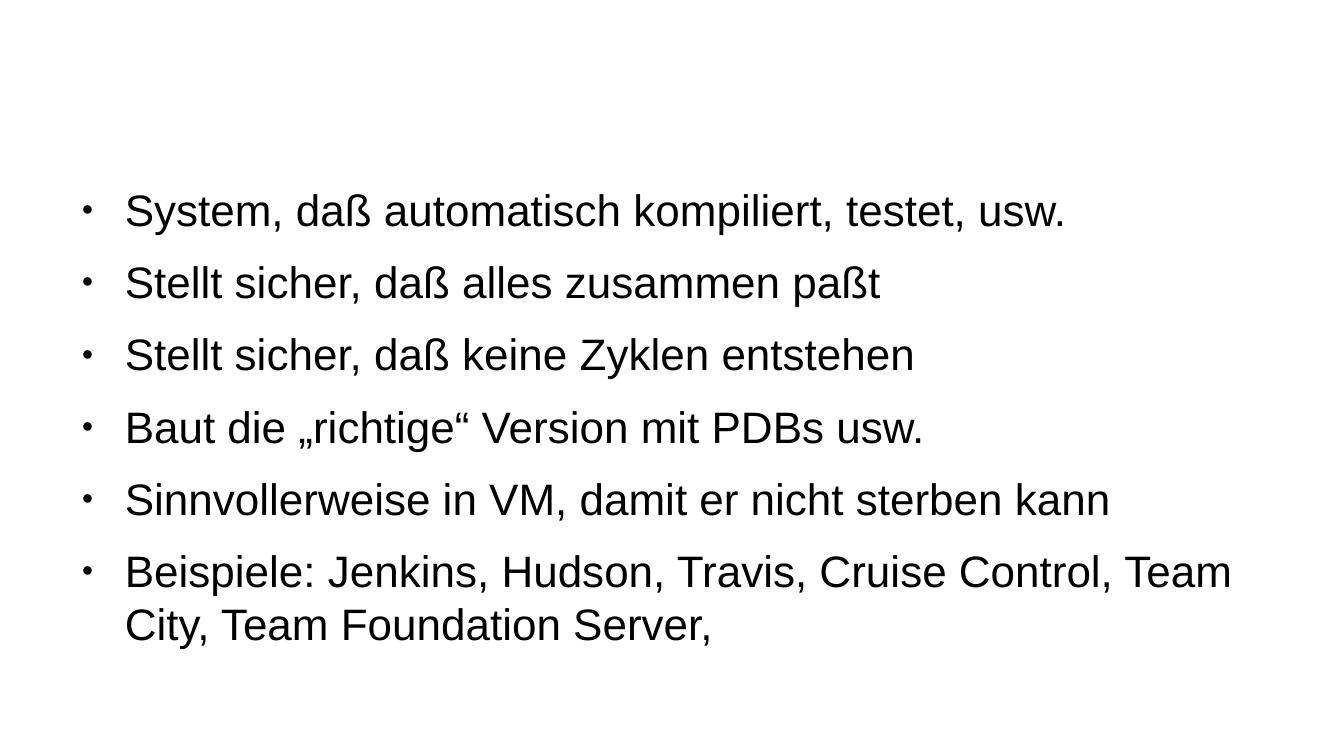
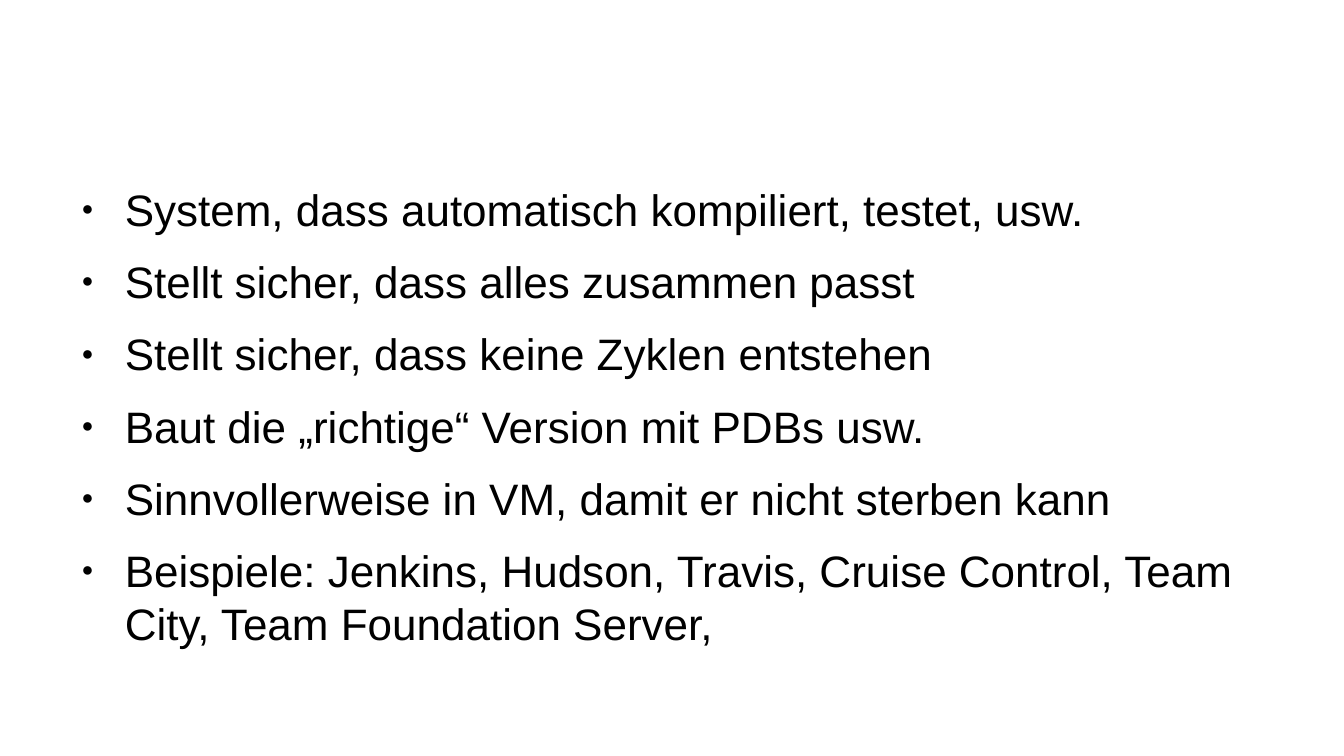
Before and after one commit to carstenkuckuk/CppUGBochum, a slide deck: slide 19 of doc/20180920_CppUGBochum_CI_Jenkins_CMake_GoogleTest.odp. Drawn at 1344x756 pixels with LibreOffice and Linux fonts; fonts in the diff are those of the drawing; background and template pictures are left out. Boxes give left, top, right and bottom in pixels: in the first picture for what was removed or moved away, otherwise in the second. Text is boxed around its words. In the diff, an @@ line names an element or a change of style, - is before the commit and + after.

Commit message:
Typos

```diff
--- a/doc/20180920_CppUGBochum_CI_Jenkins_CMake_GoogleTest.odp
+++ b/doc/20180920_CppUGBochum_CI_Jenkins_CMake_GoogleTest.odp
@@ text at (x1=125, y1=194, x2=1083, y2=379): text changed @@
-● System, daß automatisch kompiliert, testet, usw.
-● Stellt sicher, daß alles zusammen paßt
-● Stellt sicher, daß keine Zyklen entstehen
+● System, dass automatisch kompiliert, testet, usw.
+● Stellt sicher, dass alles zusammen passt
+● Stellt sicher, dass keine Zyklen entstehen
```
Also in this commit, not shown: 13 other slides changed.
